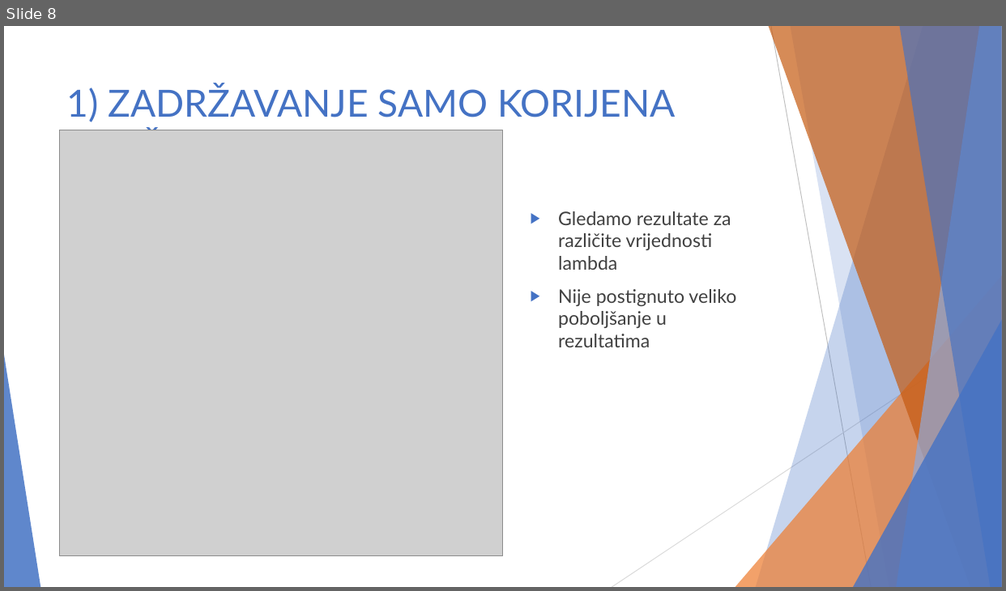
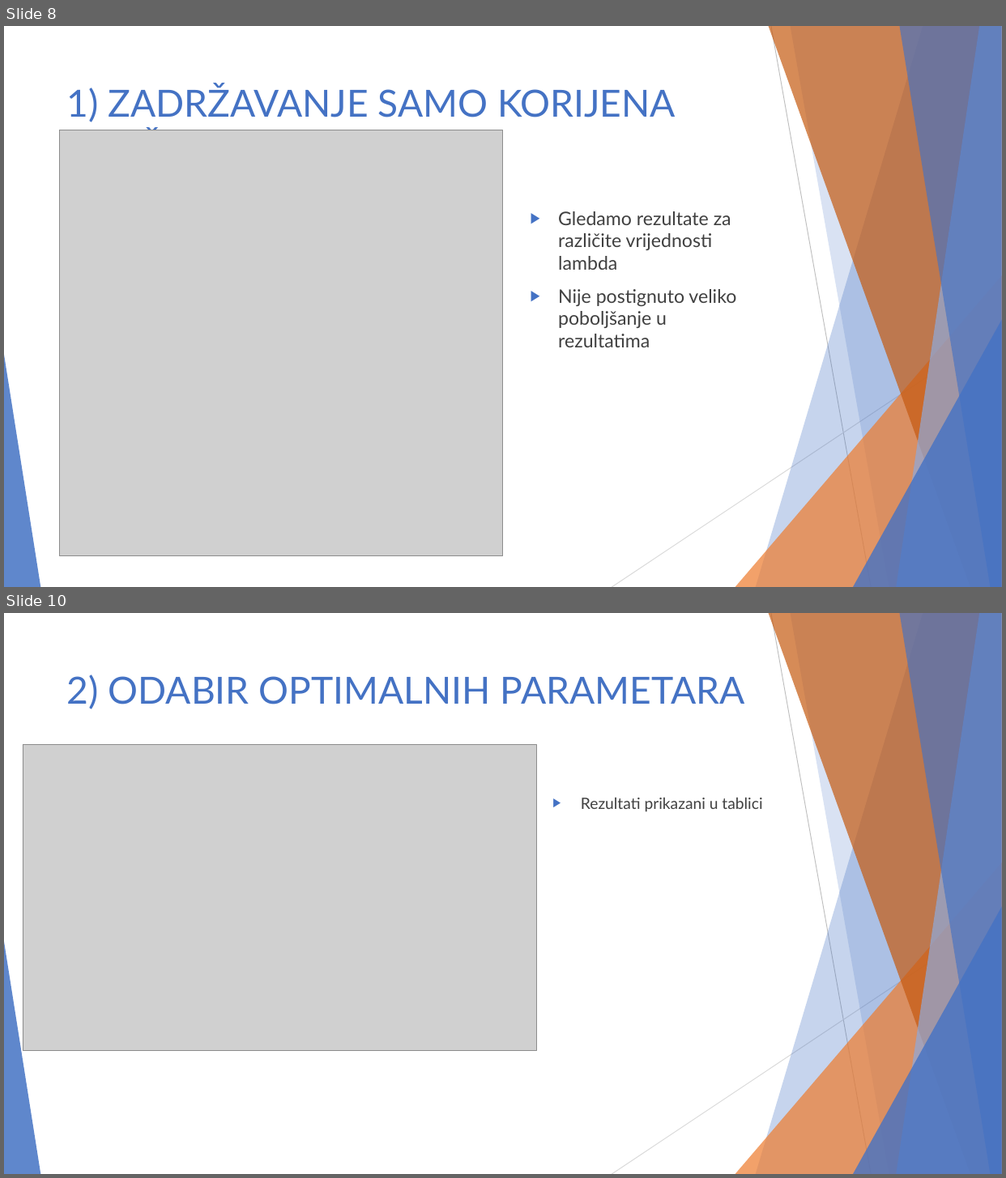
Before and after one commit to majajuric/UUZOP-Text-Classification-using-String-Kernels, a slide deck: UZOP_prezentacija.pptx. Shown one above the other, each under a label of ours: slide 8 before the commit, slides 8 and 10 after it; the slides between them are not shown. The pictures are 1006x591 and 1006x1178 pixels, drawn with LibreOffice and Linux fonts; fonts in the diff are those of the drawing; grey boxes stand for pictures. Boxes give left, top, right and bottom in pixels: in the first picture for what was removed or moved away, otherwise in the second. Text is boxed around its words. In the diff, an @@ line names an element or a change of style, - is before the commit and + after.

```diff
--- a/UZOP_prezentacija.pptx
+++ b/UZOP_prezentacija.pptx
@@ slide 10 added at (x1=4, y1=613, x2=1002, y2=1174), background #FFFFFF; not listed: 10 template elements that a slide beside it also shows @@
@@ title added at (x1=67, y1=675, x2=745, y2=709), 36 pt, text #4472C4 @@
+2) ODABIR OPTIMALNIH PARAMETARA
@@ picture added at (x1=23, y1=745, x2=536, y2=1052) @@
@@ text added at (x1=581, y1=798, x2=762, y2=812), 15 pt, text #404040 @@
+▶ Rezultati prikazani u tablici
```
Also in this commit, not shown: 2 slides changed, 2 other slides added.
